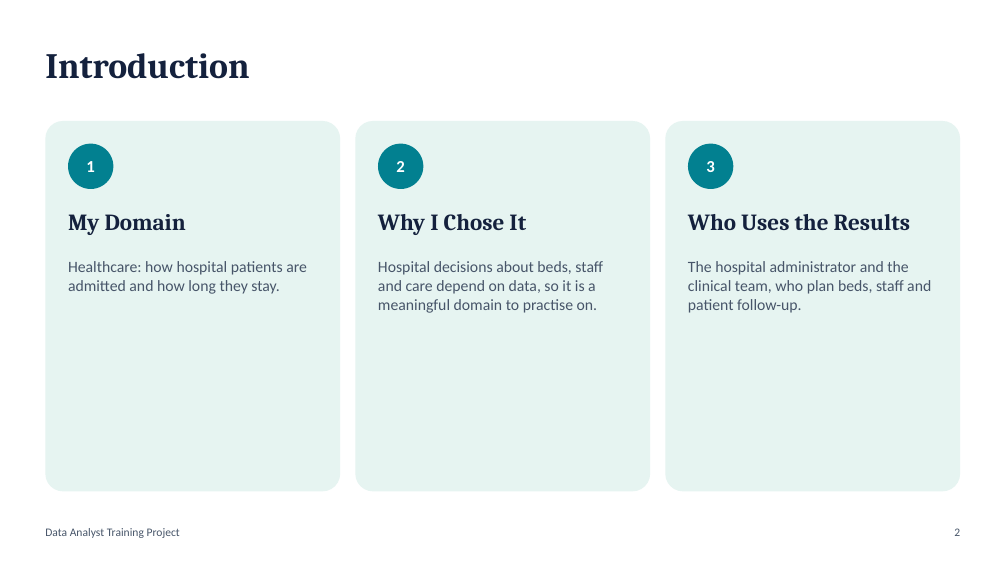
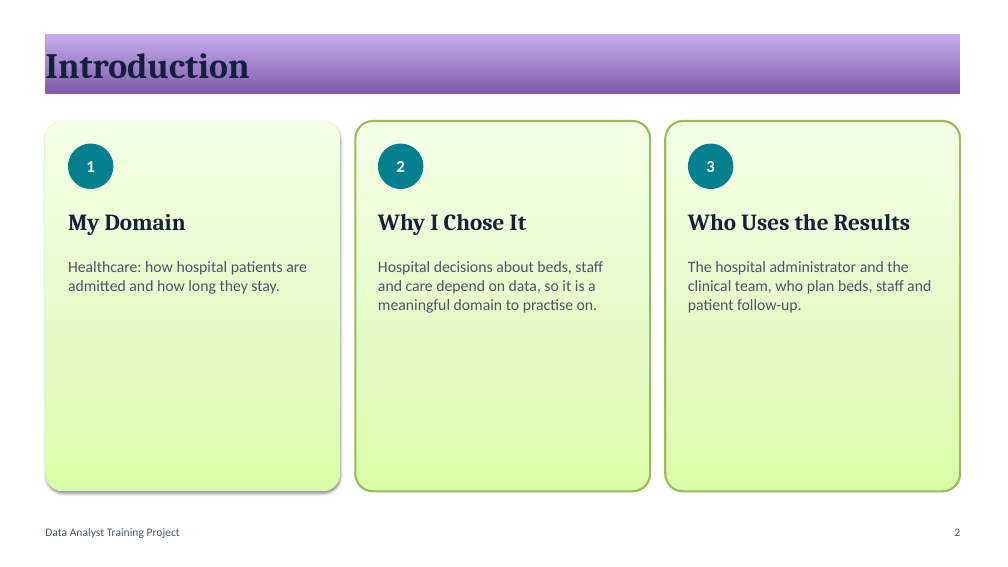
Before and after one commit to sakshiship-it/DATA-ANALYTICS-PROJECT, a slide deck: slide 2 of documents/Healthcare_Project_Presentation.pptx. Drawn at 1008x567 pixels with LibreOffice and Linux fonts; fonts in the diff are those of the drawing. Boxes give left, top, right and bottom in pixels: in the first picture for what was removed or moved away, otherwise in the second. Text is boxed around its words. In the diff, an @@ line names an element or a change of style, - is before the commit and + after.

```diff
--- a/documents/Healthcare_Project_Presentation.pptx
+++ b/documents/Healthcare_Project_Presentation.pptx
@@ rectangle "Introduction": place and size @@
-rectangle "Introduction" at bbox=[45, 53, 249, 79]
+rectangle "Introduction" at bbox=[45, 34, 960, 95]
@@ rectangle "Introduction" at bbox=[45, 34, 960, 95]: fill none to gradient #7F5BAB to #C8B0ED @@
@@ rounded rectangle at bbox=[45, 121, 340, 492]: fill #E6F4F1 to gradient #DAFDA7 to #E4FCC2 to #F5FFE7; shadow on @@
@@ rounded rectangle at bbox=[355, 121, 650, 492]: fill #E6F4F1 to gradient #DAFDA7 to #E4FCC2 to #F5FFE7; outline none to #9BBB59 2 pt @@
@@ rounded rectangle at bbox=[665, 121, 960, 492]: fill #E6F4F1 to gradient #DAFDA7 to #E4FCC2 to #F5FFE7; outline none to #9BBB59 2 pt @@
```
Also in this commit, not shown: 14 other slides changed, 1 other file.
